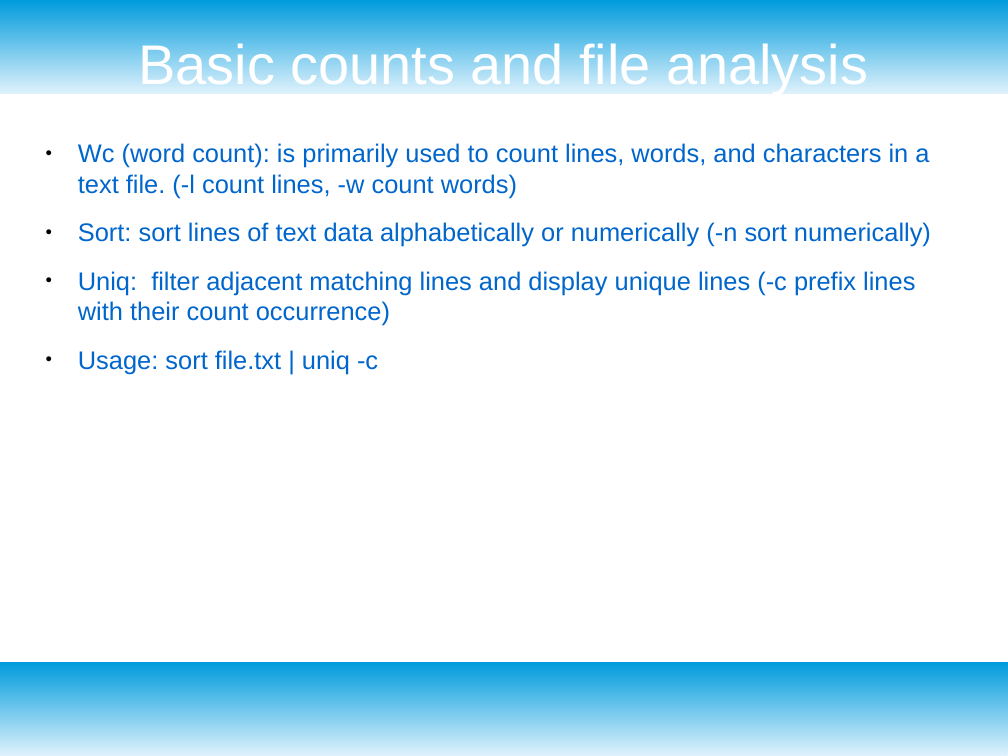
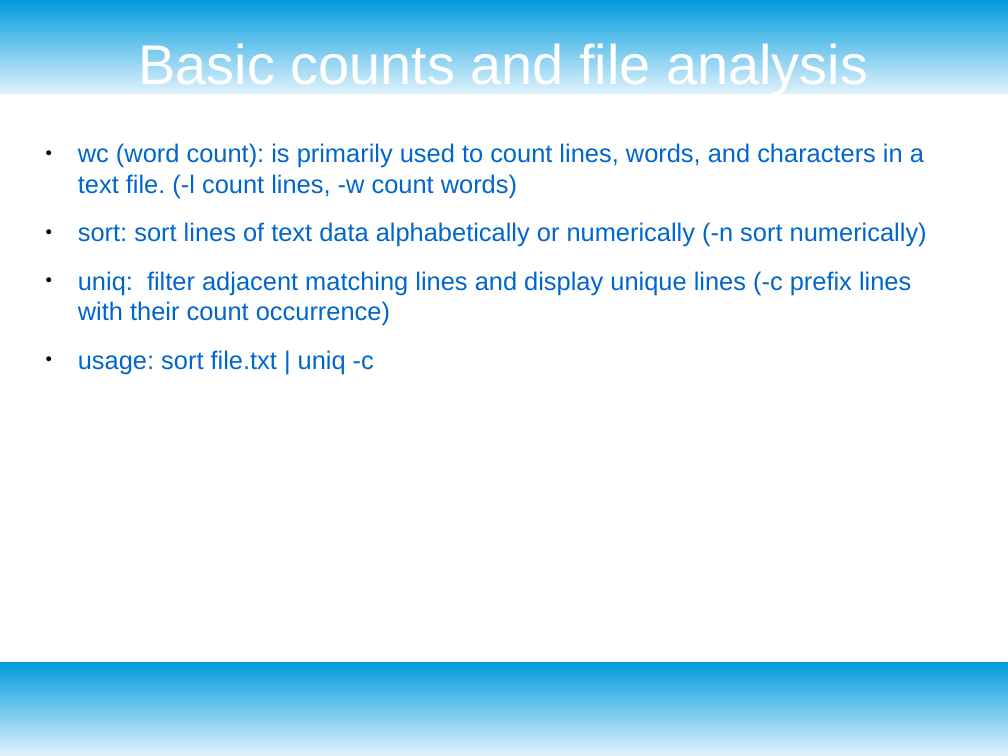
Before and after one commit to ngualand/Introduction_to_bioinformatics, a slide deck: slide 11 of Slides/Introduction_Linux.odp. Drawn at 1008x756 pixels with LibreOffice and Linux fonts; fonts in the diff are those of the drawing. Boxes give left, top, right and bottom in pixels: in the first picture for what was removed or moved away, otherwise in the second. Text is boxed around its words. In the diff, an @@ line names an element or a change of style, - is before the commit and + after.

```diff
--- a/Slides/Introduction_Linux.odp
+++ b/Slides/Introduction_Linux.odp
@@ text at bbox=[78, 143, 927, 374]: text changed @@
-● Wc (word count): is primarily used to count lines, words, and characters in a text file. (-l count lines, -w count words)
-● Sort: sort lines of text data alphabetically or numerically (-n sort numerically)
-● Uniq: filter adjacent matching lines and display unique lines (-c prefix lines with their count occurrence)
-● Usage: sort file.txt | uniq -c
+● wc (word count): is primarily used to count lines, words, and characters in a text file. (-l count lines, -w count words)
+● sort: sort lines of text data alphabetically or numerically (-n sort numerically)
+● uniq: filter adjacent matching lines and display unique lines (-c prefix lines with their count occurrence)
+● usage: sort file.txt | uniq -c
```
Also in this commit, not shown: 3 other files.
